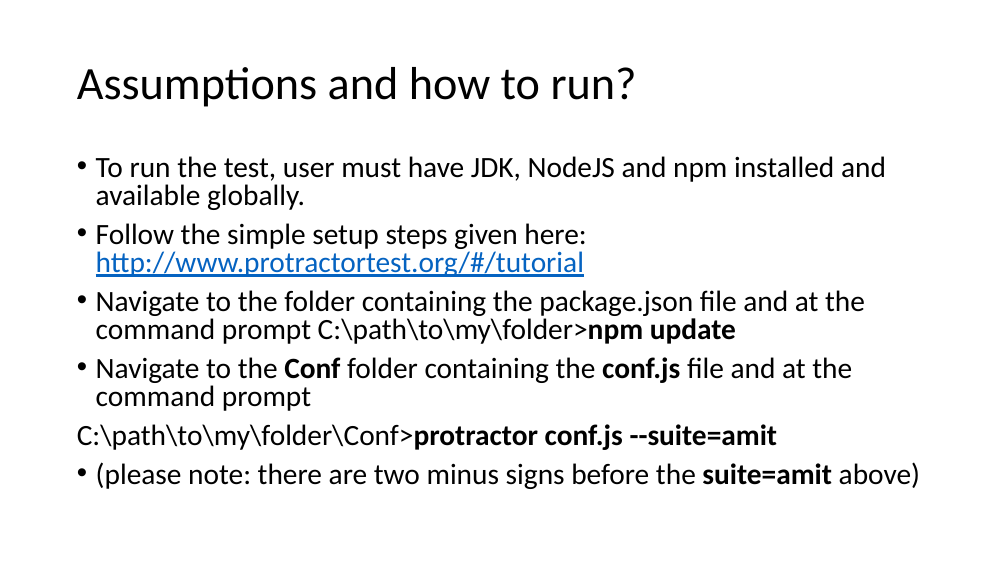
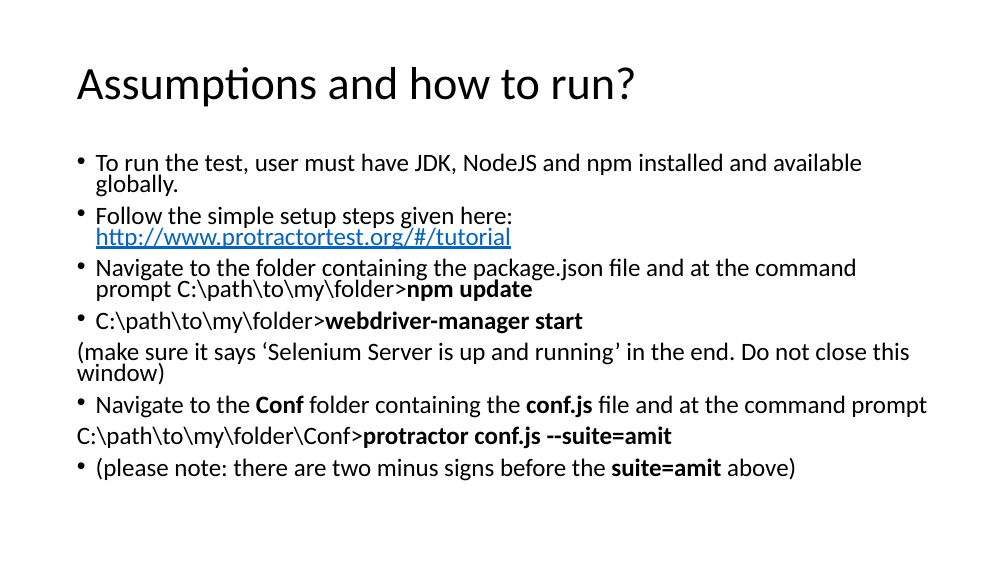
Before and after one commit to amitshokeen/nswTravel, a slide deck: slide 3 of NSW_TRIP_PLANNER.pptx. Drawn at 1008x567 pixels with LibreOffice and Linux fonts; fonts in the diff are those of the drawing. Boxes give left, top, right and bottom in pixels: in the first picture for what was removed or moved away, otherwise in the second. Text is boxed around its words. In the diff, an @@ line names an element or a change of style, - is before the commit and + after.

Commit message:
updated the how to run slide

```diff
--- a/NSW_TRIP_PLANNER.pptx
+++ b/NSW_TRIP_PLANNER.pptx
@@ text at [77, 153, 927, 481]: size 28 to 23.8 pt in "To run the test, user must have ...", "Follow the simple setup steps given here: ...", "Navigate to the folder containing the package.json ...", "Navigate to the Conf folder containing the ..." and 2 more places; line spacing 0.8 to 0.7 @@
@@ text at [77, 311, 910, 385]: paragraphs added @@
+• C:\path\to\my\folder>webdriver-manager start
+(make sure it says ‘Selenium Server is up and running’ in the end. Do not close this window)
```
